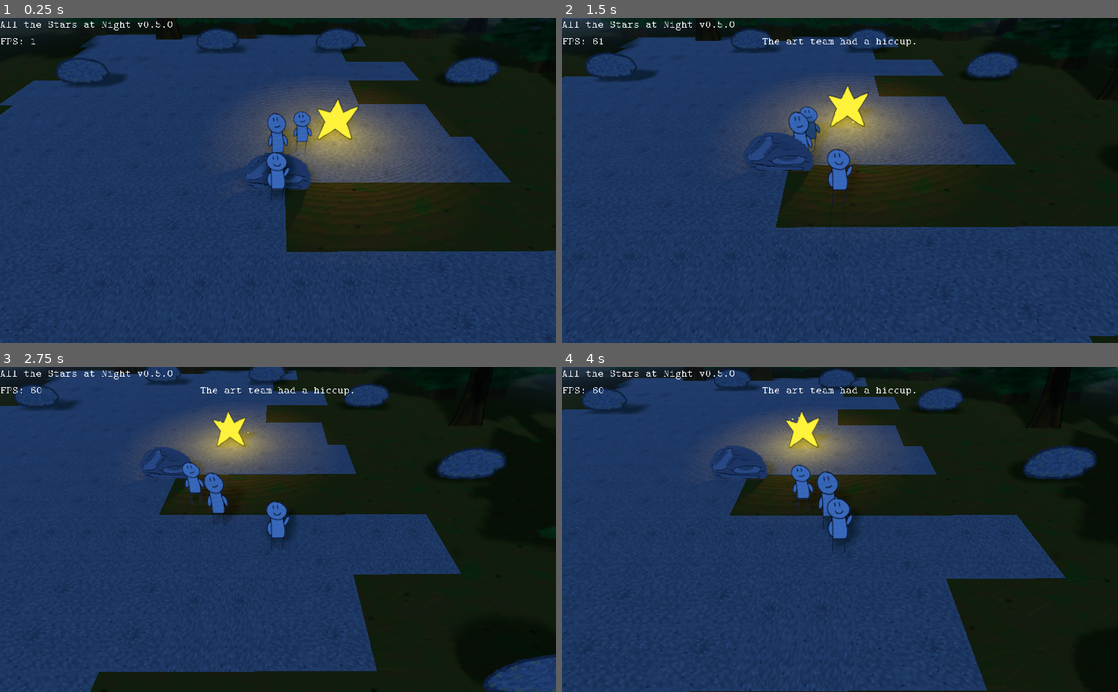
Above: before the commit, frames 1-4 (two rows, left to right).
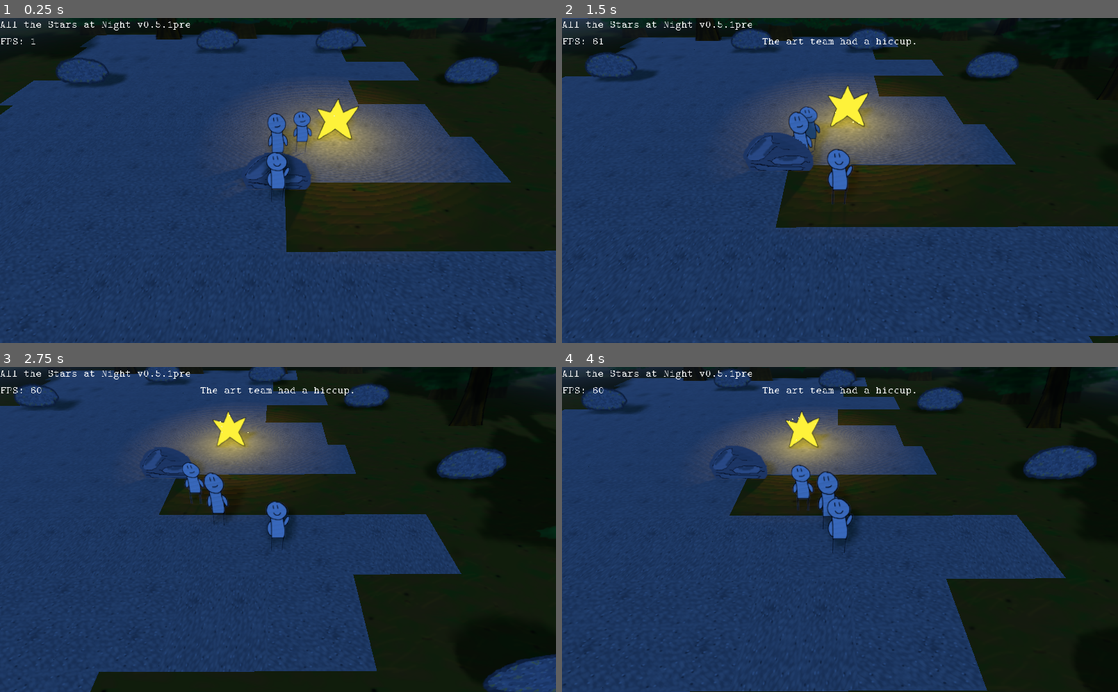
Above: after the commit, the same moments.

Repository: Schoperation/AllTheStarsAtNight
Game: Godot game, scene res://world/World.tscn
Two runs of this game, one before a commit and one after it. Both use one fixed random seed, a clock stepped at 60 frames per second and the inputs below.
Inputs (mouse positions are in pixels of both pictures, inside the frame that each line leads up to):
- Up to frame 1 (0.25 s): no input
- Up to frame 2 (1.5 s): move the mouse to (667, 34) at 0.52 s; press the mouse at (667, 34) at 0.53 s; hold D (move_right) 0.53-1.28 s; move the mouse to (728, 196) at 1.27 s; release the mouse at (728, 196) at 1.28 s; hold S (move_down) from 1.28 s (still down); tap Mouse wheel up (zoom_in) at 1.35 s
- Up to frame 3 (2.75 s): move the mouse to (333, 458) at 2.02 s; release S (move_down) at 2.03 s; hold D (move_right) from 2.03 s (still down); tap Mouse wheel down (zoom_out) at 2.1 s
- Up to frame 4 (4 s): move the mouse to (812, 594) at 2.77 s; release D (move_right) at 2.78 s; hold W (move_up) 2.78-3.53 s; click (812, 594) at 2.85 s; move the mouse to (1006, 578) at 3.52 s; hold A (move_left) from 3.53 s (still down); tap Mouse wheel up (zoom_in) at 3.6 s

The runs differ from the first frame. In frame 1, less than 0.1% of the frame differs, in the area x 6-69%, y 1-41%; in frame 2, less than 0.1%; in frame 3, less than 0.1%, in the area x 0-71%, y 1-64%; in frame 4, less than 0.1%.

Commit message:
Misc tweaks for mon 3/15

Diff:
--- a/ui/Version.gd
+++ b/ui/Version.gd
@@ -3,7 +3,7 @@
 # Version
 var gameName = "All the Stars at Night"
 var desc = "Explore an in-depth forest with an in-depth duo"
-var version = "0.5.0"
+var version = "0.5.1pre"
 
 func _ready():
 	# Change version
--- a/world/World.tscn
+++ b/world/World.tscn
@@ -21,6 +21,7 @@
 fog_depth_begin = 54.0
 fog_depth_end = 187.9
 fog_depth_curve = 2.0
+fog_transmit_enabled = true
 auto_exposure_scale = 4.62
 auto_exposure_min_luma = 5.45
 auto_exposure_max_luma = 8.52
@@ -42,7 +43,7 @@
 transform = Transform( 1, 0, 0, 0, 0.350207, 0.936672, 0, -0.936672, 0.350207, 0.340949, 23.0891, 11.3047 )
 environment = SubResource( 1 )
 current = true
-far = 300.0
+far = 250.0
 script = ExtResource( 8 )
 
 [node name="Barfite" parent="." instance=ExtResource( 9 )]
